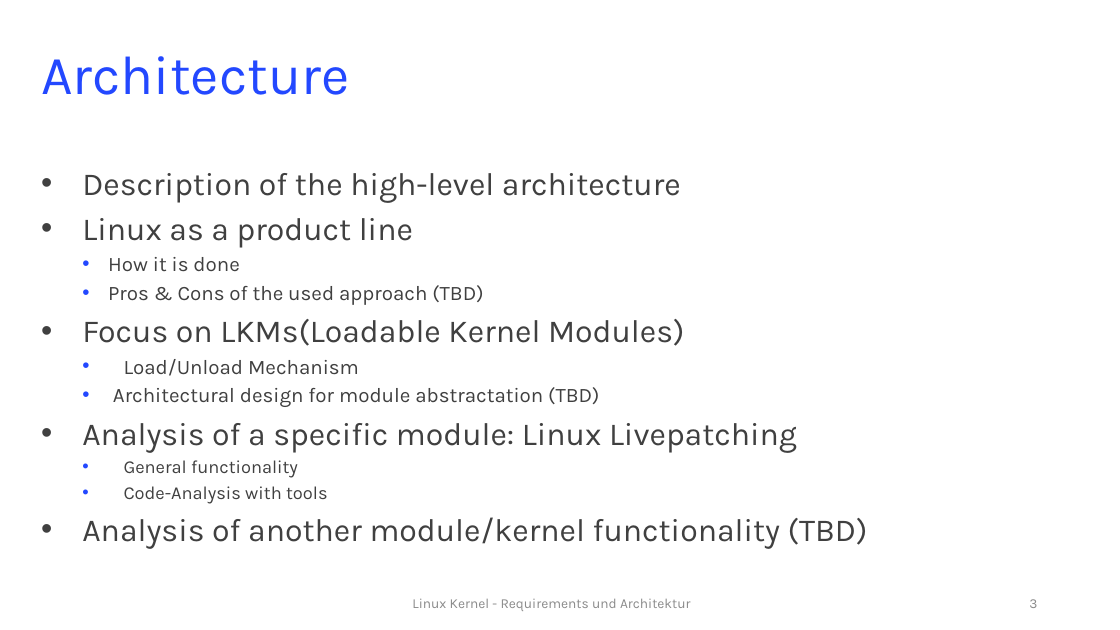
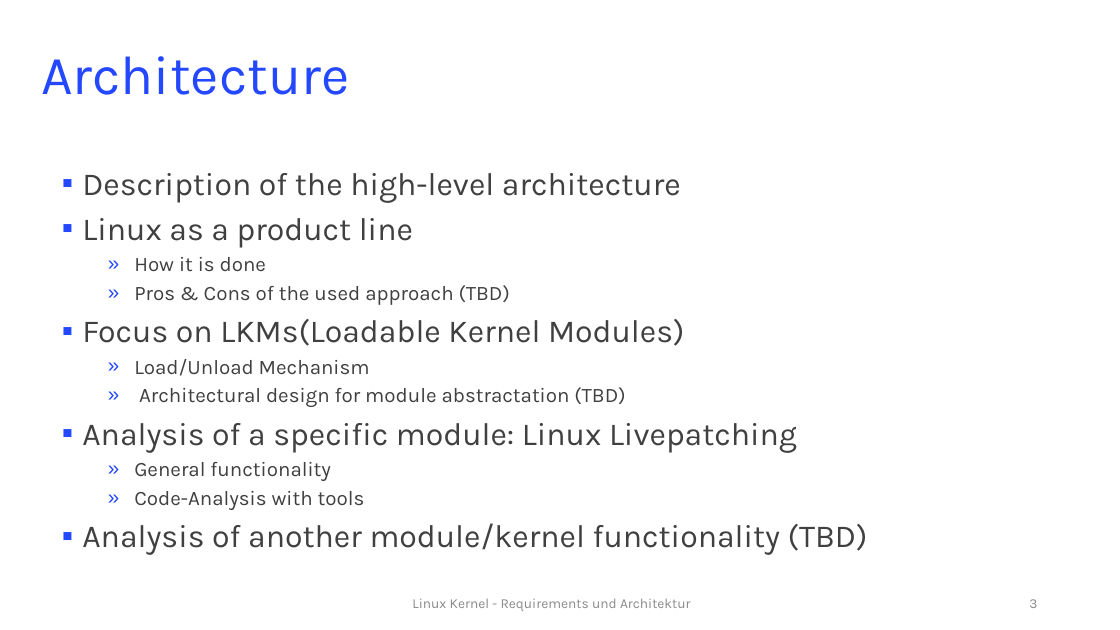
Before and after one commit to rixx/uni-linux-architecture, a slide deck: slide 3 of RESA_LINUX_intermediate_II.pptx. Drawn at 1120x630 pixels with LibreOffice and Linux fonts; fonts in the diff are those of the drawing. Boxes give left, top, right and bottom in pixels: in the first picture for what was removed or moved away, otherwise in the second. Text is boxed around its words. In the diff, an @@ line names an element or a change of style, - is before the commit and + after.

Commit message:
Added slide

```diff
--- a/RESA_LINUX_intermediate_II.pptx
+++ b/RESA_LINUX_intermediate_II.pptx
@@ text "Description of the high-level architecture" at [82, 173, 868, 555]: size 16 to 18 pt in "General functionality", "Code-Analysis with tools"; bullet • to ▪; list level 1 to 3 in "Description of the high-level architecture"; list level 1 to 3 in "Linux as a product line"; bullet • to »; list level 3 to 5 in "How it is done"; list level 3 to 5 in "Pros & Cons of the ..."; list level 1 to 3 in "Focus on LKMs(Loadable Kernel Modules)"; list level 3 to 5 in "Load/Unload Mechanism"; list level 3 to 5 in "Architectural design for module abstractation ..."; list level 1 to 3 in "Analysis of a specific module: ..."; list level 3 to 5 in "General functionality"; list level 3 to 5 in "Code-Analysis with tools"; list level 1 to 3 in "Analysis of another module/kernel functionality ..." @@
```
Also in this commit, not shown: 1 slide added.
